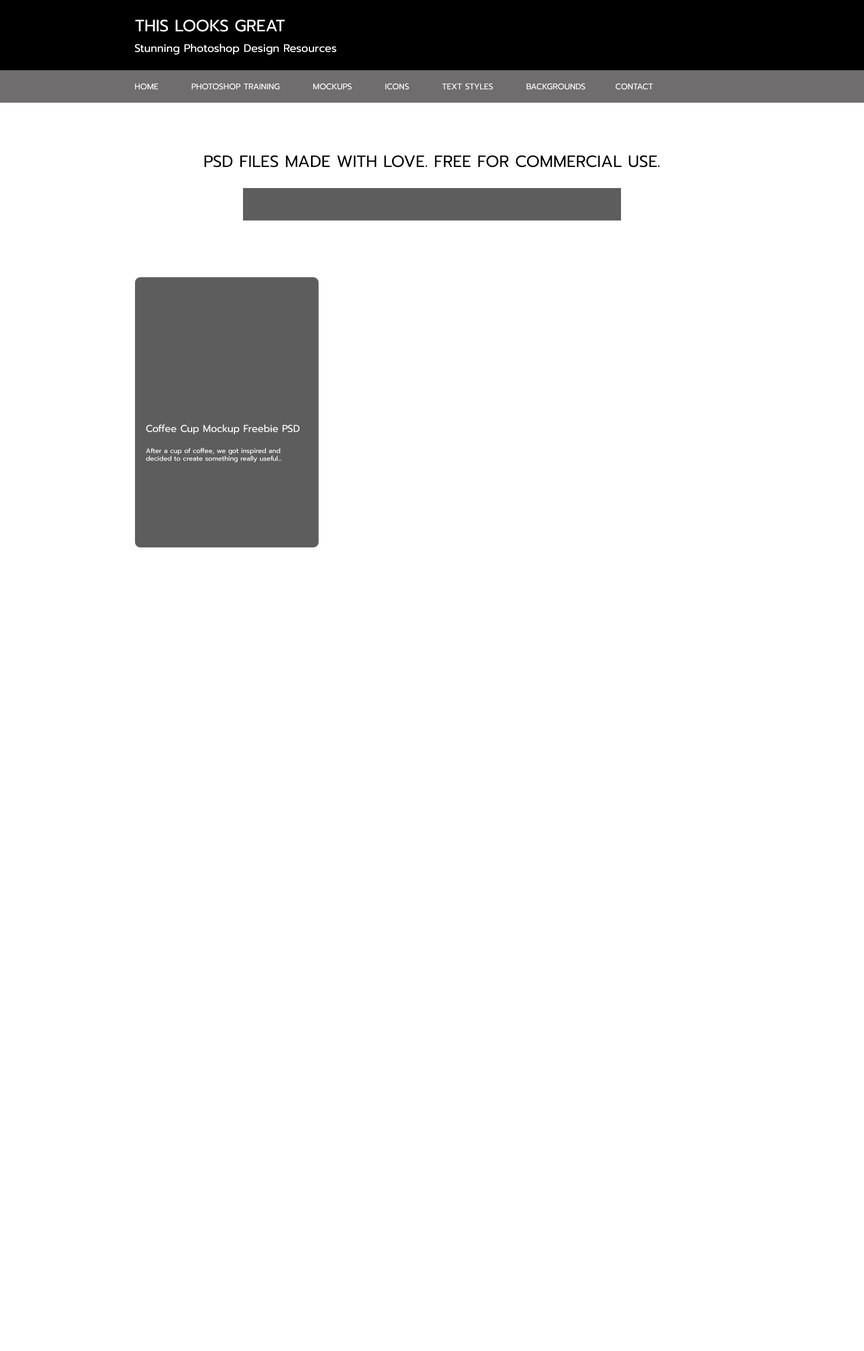
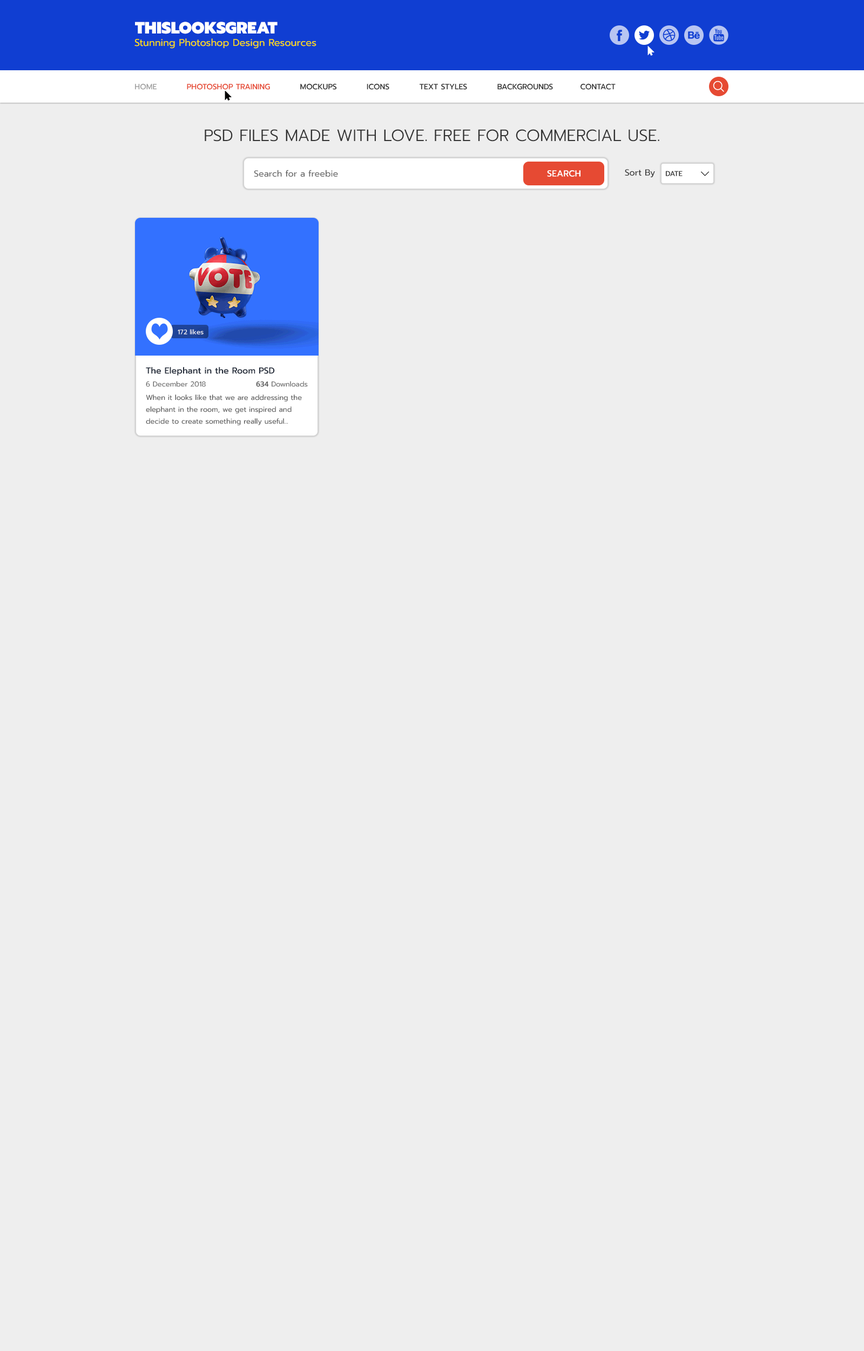
Two versions of the same layered image (864 x 1351). Layer-by-layer changes:
added group "Social Icons" with 6 layers above "Search By Date" over box(610, 25, 729, 56)
added group "Search By Date" with 4 layers above "PSD FILES MADE WITH LOVE. FREE FOR COMMERCIAL USE." over box(625, 162, 715, 185)
painted on "PSD FILES MADE WITH LOVE. FREE FOR COMMERCIAL USE." over box(204, 129, 661, 168)
added group "Portfolio 1" with 11 layers above "Search Field" over box(131, 214, 323, 437)
renamed "After a cup of coffee, we got inspired and decided to create so" to "When it looks like that we are addressing the elephant in the r", moved it into group "Portfolio 1", painted on it over box(145, 394, 303, 463)
renamed "Coffee Cup Mockup Freebie PSD" to "The Elephant in the Room PSD", moved it into group "Portfolio 1", painted on it over box(145, 366, 300, 435)
added layer "01-elephant_balloon" in group "Portfolio 1" over box(131, 214, 323, 358)
added layer "Image Holder" in group "Portfolio 1" over box(135, 217, 319, 356)
moved "PSD 1 Base" into group "Portfolio 1", painted on it over box(135, 217, 319, 548)
added group "Search Field" with 5 layers above "Search Magnifyng Glass" over box(243, 157, 609, 190)
added group "Search Button" with 2 layers in group "Search Field" over box(523, 161, 605, 186)
moved "Search Field Base" (1st of 2, in "Search Field") into group "Search Field", painted on it over box(243, 157, 622, 221)
added group "Nav" with 3 layers above "Logo" over box(0, 70, 864, 103)
moved "HOME PHOTOSHOP TRAINING MOCKUPS I" into group "Nav", painted on it over box(135, 83, 654, 90)
moved "Navigation Base" into group "Nav", painted on it over box(0, 70, 864, 103)
painted on "Stunning Photoshop Design Resources" over box(134, 38, 337, 55)
renamed "this looks great" to "thislooksgreat", painted on it over box(135, 19, 286, 35)
painted on "Header Base" over box(0, 0, 864, 71)
…and 23 more changes (23 added)
